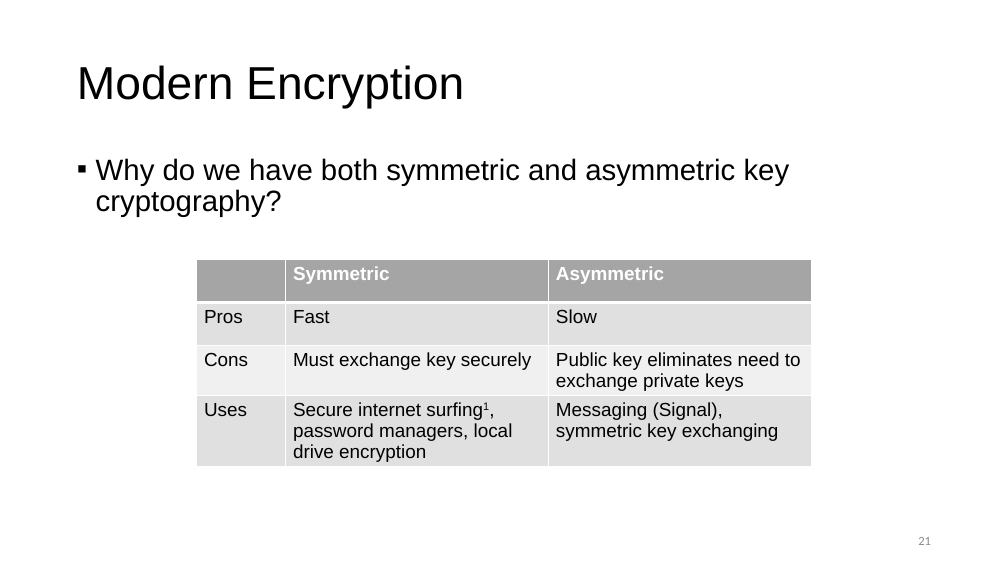
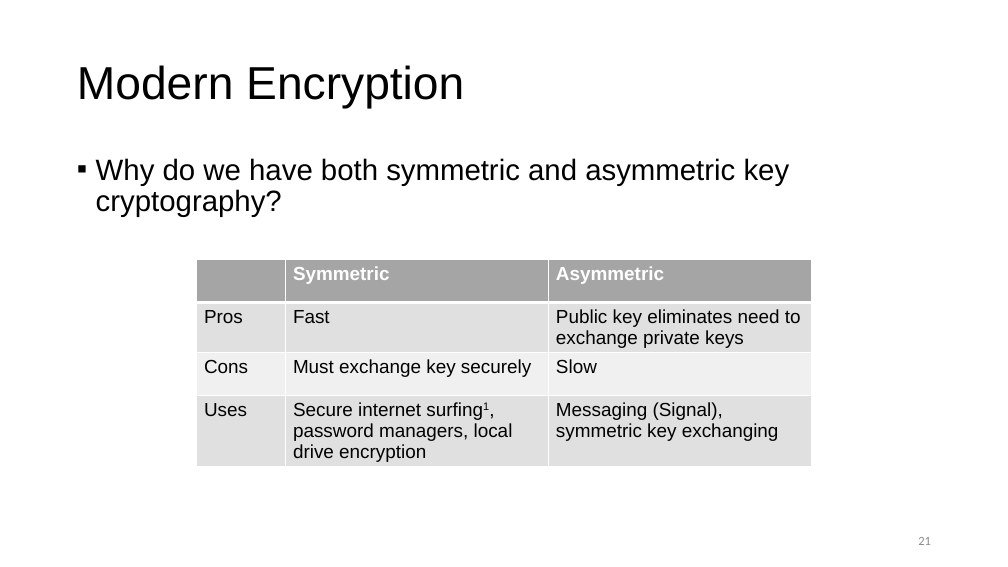
Before and after one commit to sarttiso/digital-security, a slide deck: slide 21 of digital_security_strikeU.pptx. Drawn at 1008x567 pixels with LibreOffice and Linux fonts; fonts in the diff are those of the drawing. Boxes give left, top, right and bottom in pixels: in the first picture for what was removed or moved away, otherwise in the second. Text is boxed around its words. In the diff, an @@ line names an element or a change of style, - is before the commit and + after.

```diff
--- a/digital_security_strikeU.pptx
+++ b/digital_security_strikeU.pptx
@@ table at (197,259,812,474) @@
-row 2, column 3: Slow
+row 2, column 3: Public key eliminates need to exchange private keys
-row 3, column 3: Public key eliminates need to exchange private keys
+row 3, column 3: Slow
```
Also in this commit, not shown: 1 other slide changed, 2 other files.
